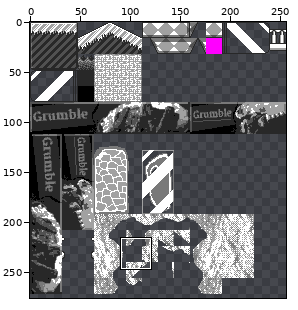
One commit to this sprite sheet: resources/tilesets/tiled_files/icet.png. Above, an overview of the earlier version with the close-up marked.
Close-up. Before the edit:
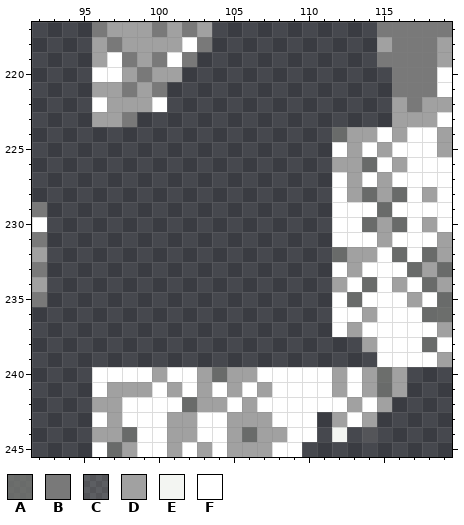
The file is 256x336 pixels. Pixels under 10% opacity are left out. Colours within 5 levels of each other are drawn and written as one. Shown: x 92..119, y 217..245. The wide view leaves out empty margins.
Palette (. is transparent): A #757774cc  B #797979  C #9a9a9a44  D #a1a1a1  E #f3f5f2  F #ffffff
Pixels before, first column x 92:
217 ....BDDDBDBD...........BBBBB
218 ....DBDDDDFB...........DBBBD
219 ....DFBDBFB............BBBBD
220 ....FFDBDD..............BBBF
221 ....DDBDB...............BBBF
222 ....FDDDF...............DBDD
223 ....DDB.................DDDF
224 ....................ADDFDFFD
225 ....................FDFDFFFD
226 ....................DDAFDFFF
227 ....................FDFDFFFF
228 ....................FDADAFDF
229 B...................FFFAFFFF
230 F...................FFADAFDF
231 B...................FFFDFFFD
232 D...................ADDFAFAD
233 B...................FDFFFADA
234 D...................DFAFDFAD
235 B...................FAFFFDFA
236 ....................FFDFFFAA
237 ....................FDFFFFFD
238 ......................DFFFAF
239 .......................FFFFD
240 ....FFFFDFFDADDFFFFFDFDAD...
241 ....FDDDFDFDFDFDFFFFDFDAD...
242 ....DDFFFFADDFDFFFFFFDFD....
243 ....FDFFFDDFFDDDFFF.DFD.....
244 ....DDAFFDDFFDADDFF.E.C.....
245 ....FADFFDFDFDDDFF..........
Once edited:
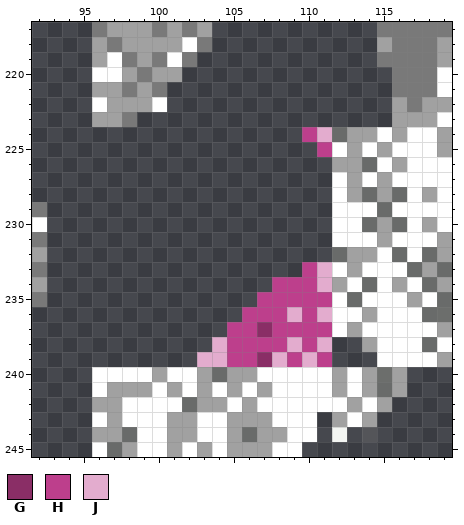
Colours new in this view: G #8a2e66  H #bd3f8c  J #e3acce
What changed:
y 224: x 110..111 .. -> HJ
y 225: x 111 . -> H
y 233: x 110..111 .. -> HJ
y 234: x 108..111 .... -> HHHJ
y 235: x 107..111 ..... -> HHHHH
y 236: x 106..111 ...... -> HHHJHJ
y 237: x 105..111 ....... -> HHGHHHH
y 238: x 104..111 ........ -> JHHHHJHJ
y 239: x 103..111 ......... -> JJHHGJHJH
Where, in picture pixels (left, top, right, bottom), the same in both close-ups:
added: (302, 127, 332, 157)
added: (197, 262, 332, 367)
